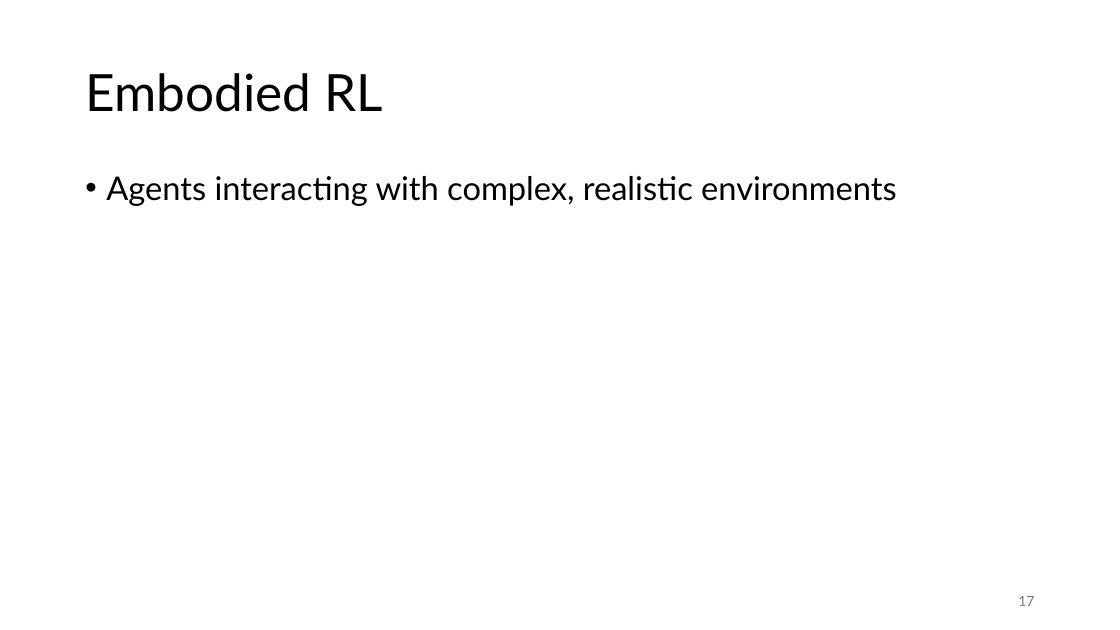
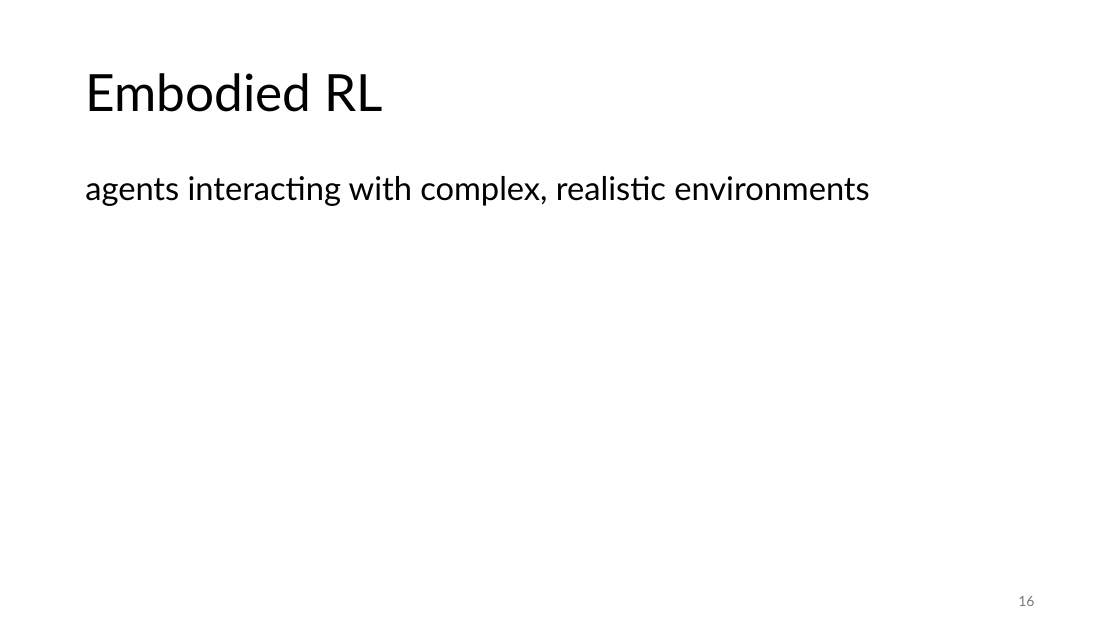
Before and after one commit to FelixWick/reinforcement_learning, a slide deck: slide 16 of slides/5_advanced.pptx (slide 17 before the commit). Drawn at 1120x630 pixels with LibreOffice and Linux fonts; fonts in the diff are those of the drawing. Boxes give left, top, right and bottom in pixels: in the first picture for what was removed or moved away, otherwise in the second. Text is boxed around its words. In the diff, an @@ line names an element or a change of style, - is before the commit and + after.

```diff
--- a/slides/5_advanced.pptx
+++ b/slides/5_advanced.pptx
@@ text at bbox=[85, 176, 870, 206]: text changed @@
-• Agents interacting with complex, realistic environments
+agents interacting with complex, realistic environments
@@ page number at bbox=[1018, 596, 1034, 606]: text changed @@
-17
+16
```
Also in this commit, not shown: 11 other slides changed, 1 slide removed.
